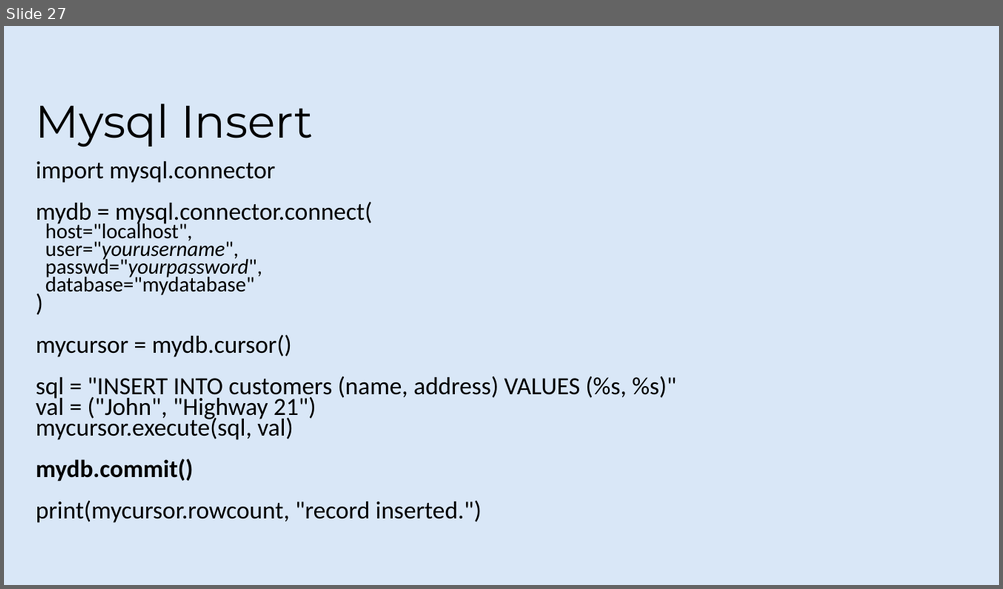
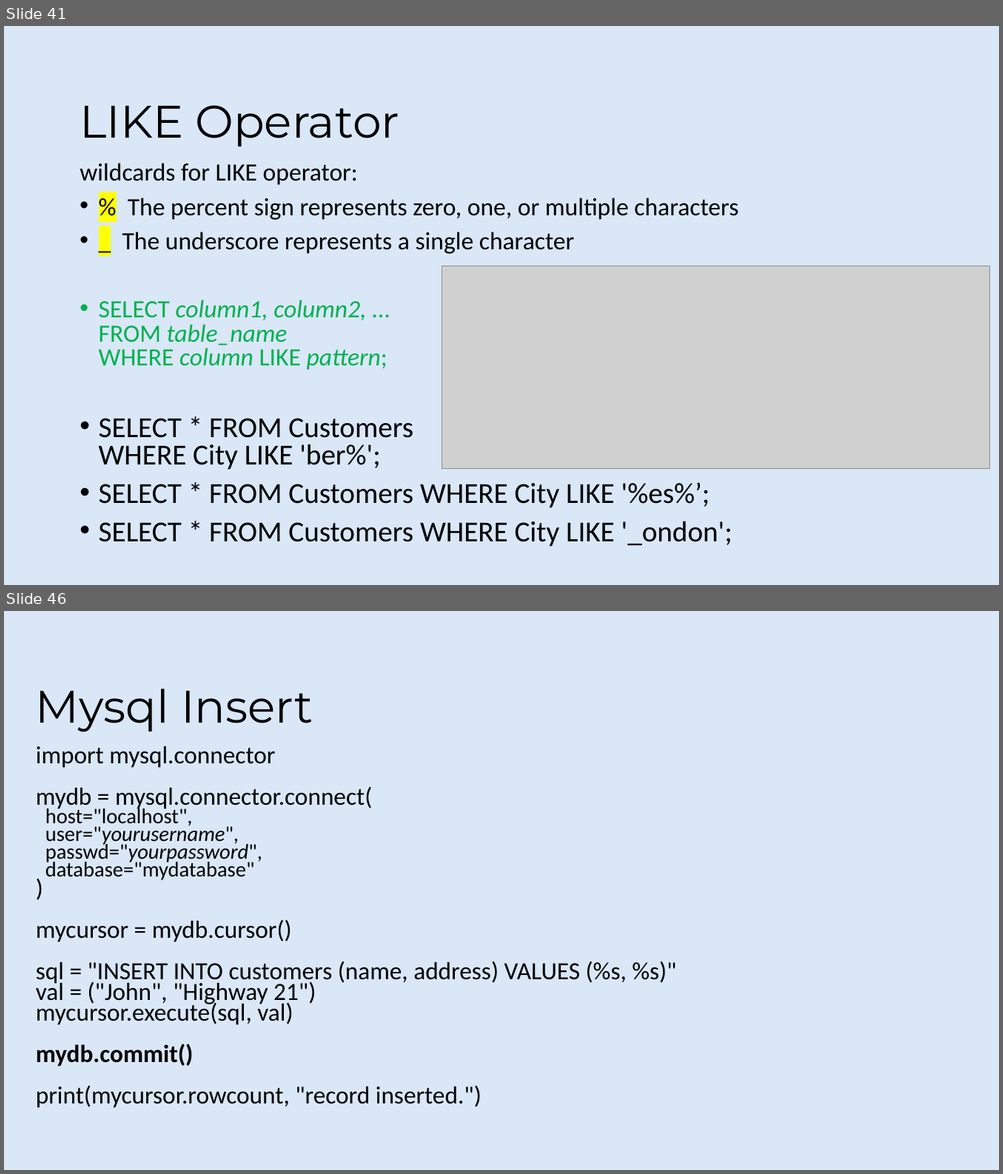
Before and after one commit to rafie-tarabay/BUE, a slide deck: Python.pptx. Shown one above the other, each under a label of ours: slide 27 before the commit, slides 41 and 46 after it; the slides between them are not shown. The pictures are 1003x589 and 1003x1174 pixels, drawn with LibreOffice and Linux fonts; fonts in the diff are those of the drawing; grey boxes stand for pictures; background and template pictures are left out. Boxes give left, top, right and bottom in pixels: in the first picture for what was removed or moved away, otherwise in the second. Text is boxed around its words. In the diff, an @@ line names an element or a change of style, - is before the commit and + after.

```diff
--- a/Python.pptx
+++ b/Python.pptx
@@ slide 41 added at (x1=4, y1=26, x2=999, y2=585), background #D9E7F7 @@
@@ title added at (x1=79, y1=105, x2=399, y2=147), 44 pt, text #000000 @@
+LIKE Operator
@@ text added at (x1=79, y1=163, x2=738, y2=547), 24 pt, text #000000 @@
+wildcards for LIKE operator:
+• % The percent sign represents zero, one, or multiple characters
+• _ The underscore represents a single character
+• SELECT column1, column2, ...
+  FROM table_name
+  WHERE column LIKE pattern;
+• SELECT * FROM Customers
+  WHERE City LIKE 'ber%';
+• SELECT * FROM Customers WHERE City LIKE '%es%’;
+• SELECT * FROM Customers WHERE City LIKE '_ondon';
@@ picture added at (x1=442, y1=266, x2=989, y2=469) @@
@@ what was slide 27 is now slide 46 @@
```
Also in this commit, not shown: 1 slide changed, 18 other slides added.
